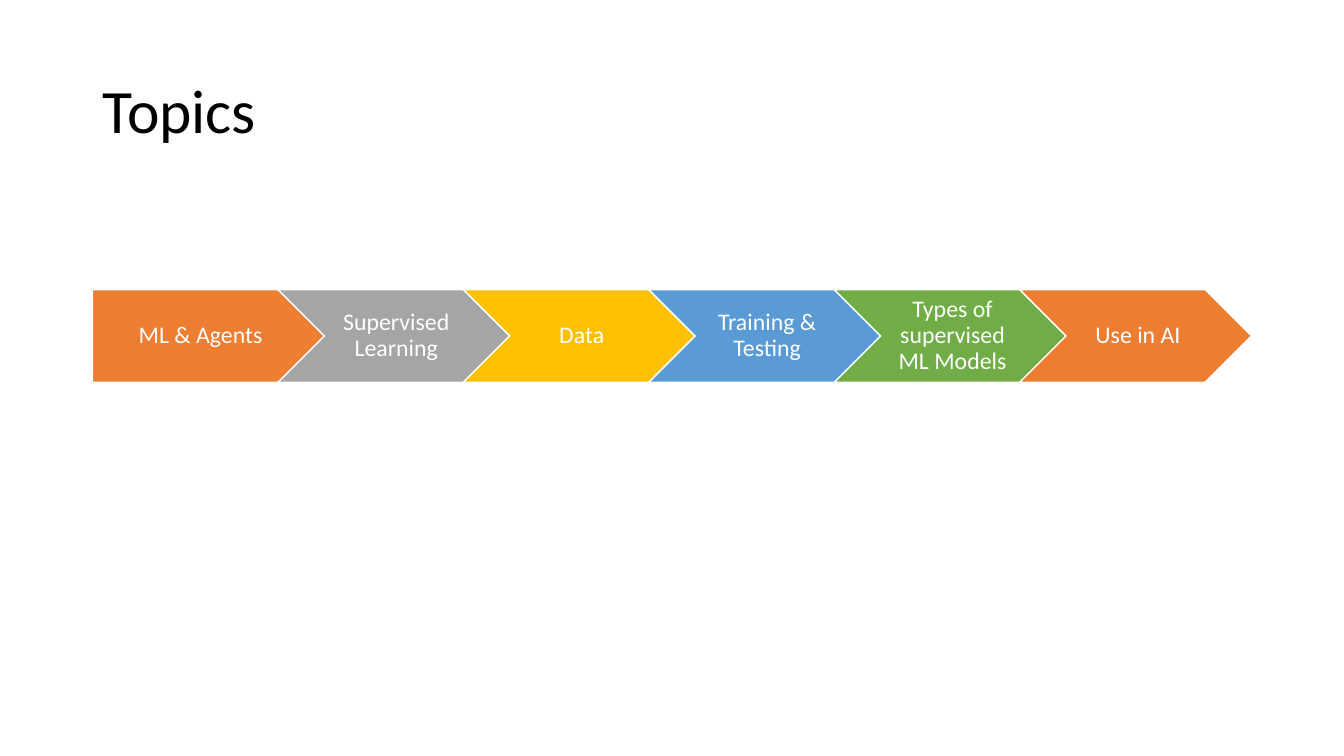
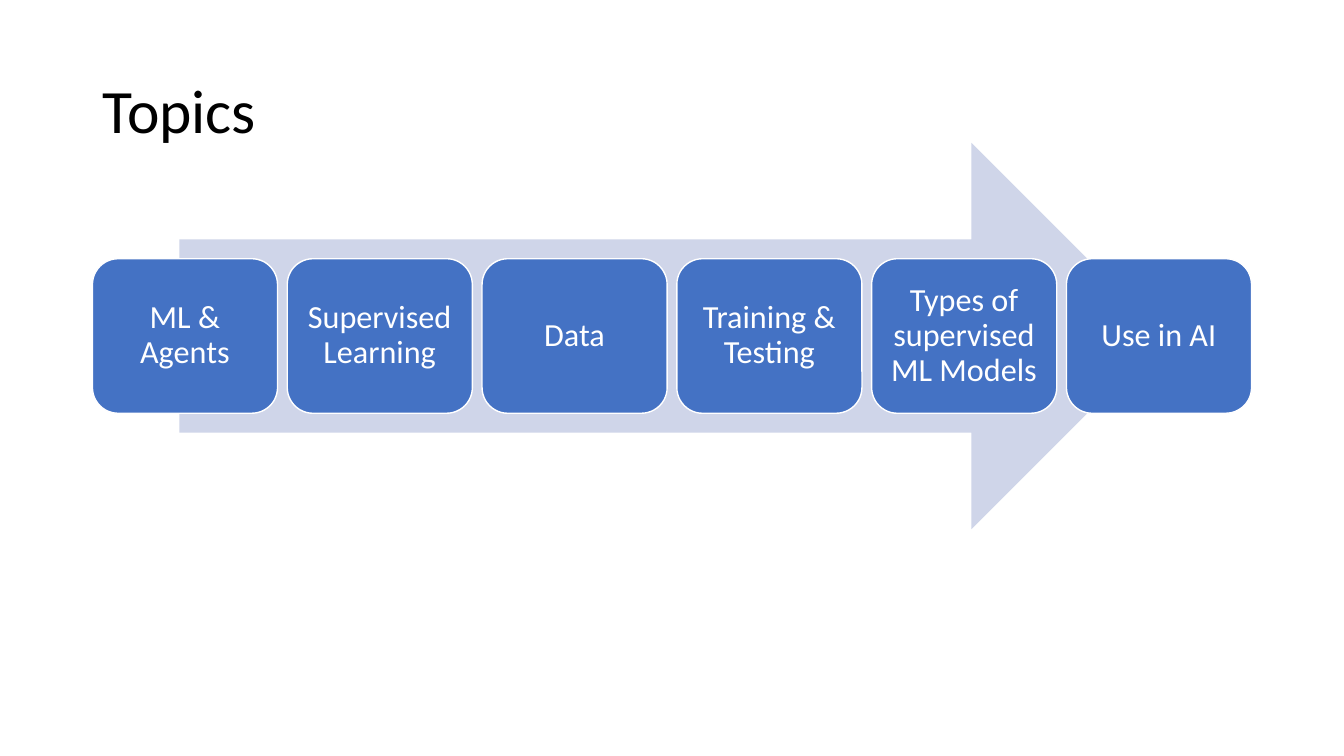
Before and after one commit to mhahsler/CS7320-AI, a slide deck: slide 2 of slides/19_ML_intro.pptx. Drawn at 1344x756 pixels with LibreOffice and Linux fonts; fonts in the diff are those of the drawing. Boxes give left, top, right and bottom in pixels: in the first picture for what was removed or moved away, otherwise in the second. Text is boxed around its words. In the diff, an @@ line names an element or a change of style, - is before the commit and + after.

```diff
--- a/slides/19_ML_intro.pptx
+++ b/slides/19_ML_intro.pptx
@@ text "ML & Agents": place and size @@
-text "ML & Agents" at (139,327,262,347)
+text "ML & Agents" at (140,307,230,369)
@@ text "Supervised Learning": place and size @@
-text "Supervised Learning" at (343,313,449,360)
+text "Supervised Learning" at (308,305,451,369)
@@ text "Data": place and size @@
-text "Data" at (559,327,604,343)
+text "Data" at (544,325,605,346)
@@ text "Training & Testing": place and size @@
-text "Training & Testing" at (718,314,800,360)
+text "Training & Testing" at (703,306,815,369)
@@ text "Types of supervised ML Models": place and size @@
-text "Types of supervised ML Models" at (899,300,1006,369)
+text "Types of supervised ML Models" at (891,289,1036,381)
@@ group added at (93,143,1252,529): 6 rounded rectangles, 1 right arrow @@
@@ size 17 to 23 pt; more space between paragraphs in 6 elements at (544,325,605,346), (703,306,815,369), (891,289,1036,381), (308,305,451,369), (140,307,230,369), (1101,324,1216,346) @@
@@ group removed at (93,289,1252,382): 5 chevrons, 1 pentagon arrow @@
```
Also in this commit, not shown: 13 other slides changed, 1 slide added, 1 other file.
